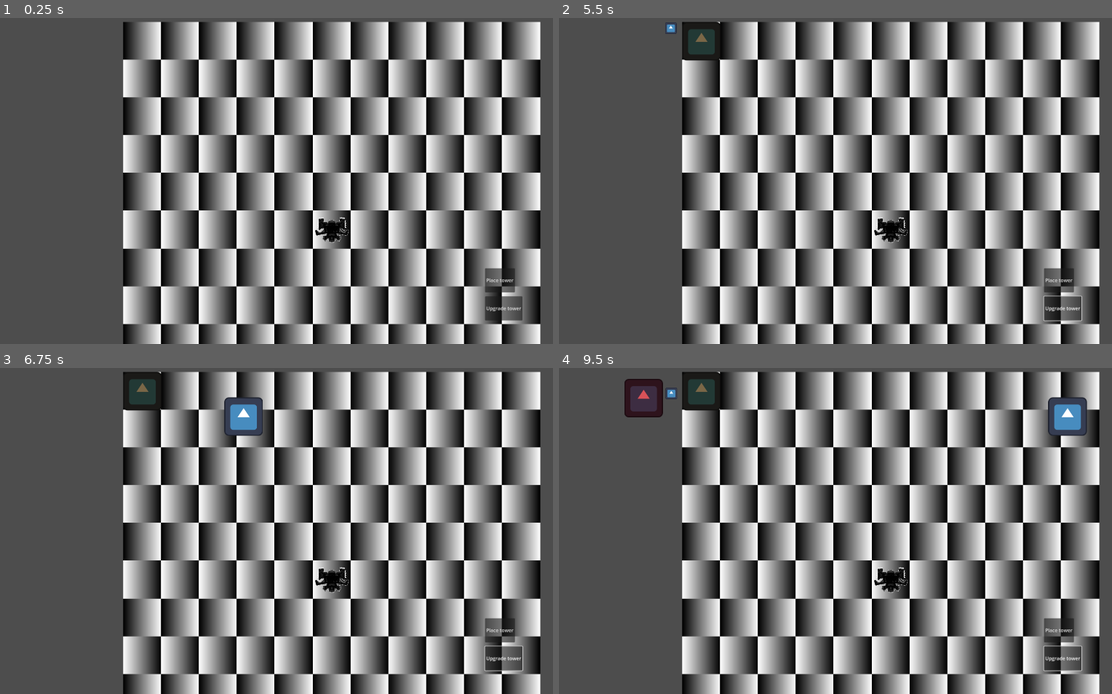
Above: before the commit, frames 1-4 (two rows, left to right).
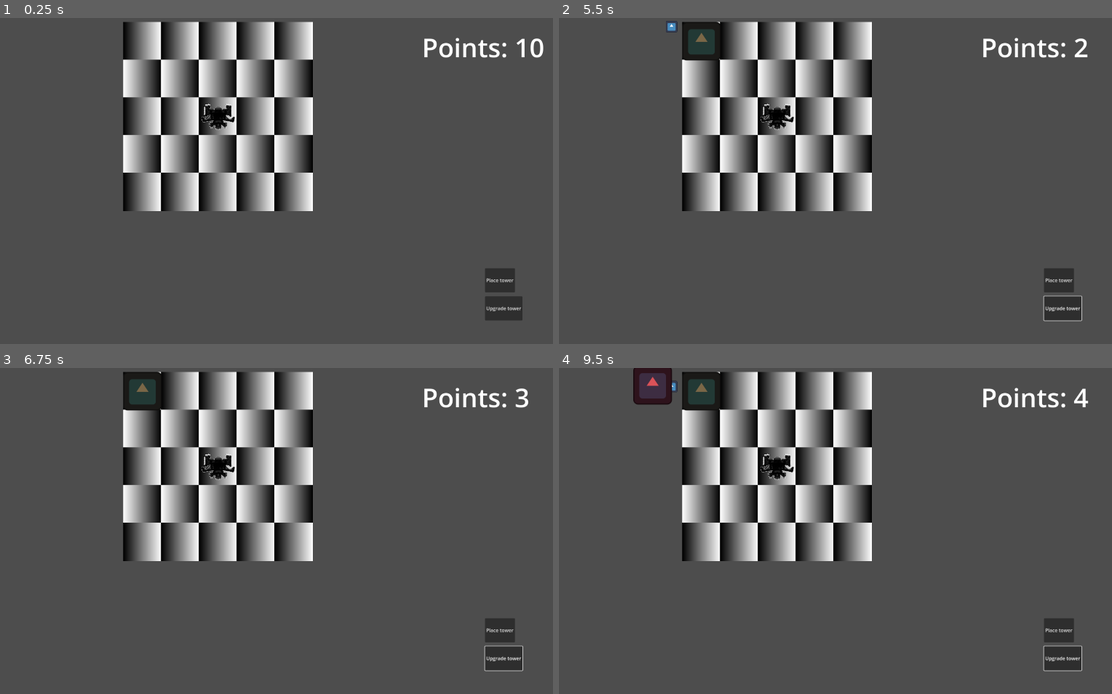
Above: after the commit, the same moments.

Repository: ReneeIbeji/GMTK2024
Game: Godot game, scene res://scenes/GameSystems/Game.tscn
Same seed, same stepped clock (60 frames per second), same inputs: the game is played once before the commit and once after it. The engine's default icon, where the game draws it, is replaced by a stand-in: a white triangle on a blue panel in a dark square.
Inputs (mouse positions are in pixels of both pictures, inside the frame that each line leads up to):
- Up to frame 1 (0.25 s): no input
- Up to frame 2 (5.5 s): click "Place tower" at 0.5 s; click "Upgrade tower" at 1.25 s; click "Place tower" at 2 s; click "Upgrade tower" at 2.75 s; click "Place tower" at 3.5 s; click "Upgrade tower" at 4.25 s; tap Enter at 5 s; drag from (702, 40) to (852, 40) at 5.02 s
- Up to frame 3 (6.75 s): drag from (182, 390) to (331, 390) at 5.77 s; tap Space at 6.5 s; move the mouse to (215, 390) at 6.52 s; click (215, 390) at 6.6 s
- Up to frame 4 (9.5 s): drag from (813, 390) to (1006, 390) at 7.27 s; drag from (852, 390) to (1040, 390) at 8.02 s; drag from (890, 390) to (1040, 390) at 8.77 s

The runs differ from the first frame. In frame 1, 44% of the frame differs, in the area x 22-99%, y 1-100%; in frame 2, 44%; in frame 3, 45%; in frame 4, 45%, in the area x 11-98%, y 0-100%.

Commit message:
Implemented points

Diff:
--- a/source/scenes/GameSystems/Game.tscn
+++ b/source/scenes/GameSystems/Game.tscn
@@ -7,6 +7,9 @@
 [ext_resource type="Texture2D" uid="uid://bvjhmfndnxypv" path="res://icon.svg" id="3_a74vq"]
 [ext_resource type="PackedScene" uid="uid://cawt67enk7m2q" path="res://scenes/GameSystems/main_camera.tscn" id="3_gbh75"]
 [ext_resource type="Resource" uid="uid://dnjuk0rta3l5f" path="res://scenes/GameItems/ship/MainShip.tres" id="5_grmce"]
+
+[sub_resource type="LabelSettings" id="LabelSettings_mt5qt"]
+font_size = 86
 
 [sub_resource type="Curve2D" id="Curve2D_fhnao"]
 _data = {
@@ -18,17 +21,20 @@
 script = ExtResource("1_hq07i")
 EnemyScene = ExtResource("2_e1iwy")
 upgradeMouseIcon = ExtResource("3_a74vq")
+numberOfSecondsPerPoint = 2
 testPlaceableItem = ExtResource("2_05a0s")
+
+[node name="Background" type="CanvasLayer" parent="."]
 
 [node name="MainCamera" parent="." instance=ExtResource("3_gbh75")]
 
 [node name="BaseGrid" parent="." instance=ExtResource("1_xekyy")]
 position = Vector2(251, 38)
 shipPlaceableItem = ExtResource("5_grmce")
-gridRowsCount = 11
-gridColumnsCount = 11
-shipRow = 5
-shipColumn = 5
+gridRowsCount = 5
+gridColumnsCount = 5
+shipRow = 2
+shipColumn = 2
 
 [node name="UI" type="CanvasLayer" parent="."]
 
@@ -50,6 +56,15 @@
 size_flags_vertical = 4
 text = "Upgrade tower"
 
+[node name="Points" type="Label" parent="UI"]
+offset_left = 1420.0
+offset_top = 38.0
+offset_right = 1824.0
+offset_bottom = 156.0
+text = "Points: 10
+"
+label_settings = SubResource("LabelSettings_mt5qt")
+
 [node name="EnemySpawnPoints" type="Path2D" parent="."]
 curve = SubResource("Curve2D_fhnao")
 
--- a/source/scenes/GameSystems/game.gd
+++ b/source/scenes/GameSystems/game.gd
@@ -5,6 +5,10 @@
 
 @export var EnemyScene : PackedScene
 @export var upgradeMouseIcon : CompressedTexture2D
+
+var pointCount : int
+
+@export var numberOfSecondsPerPoint : int
 
 var currentHandState : mouseState
 
@@ -21,7 +25,10 @@
 @export var testPlaceableItem : placeableItem
 # Called when the node enters the scene tree for the first time.
 func _ready() -> void:
+	pointCount = 10
 	currentHandState = mouseState.None
+
+	get_tree().create_timer(numberOfSecondsPerPoint).timeout.connect(accumulatePoints)
 
 	GlobalNodes.gameNode = self
 
@@ -34,6 +41,8 @@
 func _process(delta: float) -> void:
 	# print("mouse grid pos: ", cellMouseOn)
 	# Display item in hand
+	$UI/Points.text = "Points: " + str(pointCount)
+
 	if currentHandState != mouseState.None:
 		itemInHandSprite.position = get_viewport().get_mouse_position() + Vector2(20,20)
 
@@ -85,8 +94,7 @@
 	itemInHandSprite.texture = null
 
 
-func _on_towerTest_button_pressed() -> void:
-	set_placing_item(testPlaceableItem)
+
 
 func mouse_enter_grid_cell(row : int , column : int) -> void:
 	mouseOnCell =  true
@@ -98,11 +106,25 @@
 			mouseOnCell = false
 			cellMouseOn = Vector2(-1,-1)
 
+func _on_towerTest_button_pressed() -> void:
+	if pointCount < 10:
+		return
+
+	set_placing_item(testPlaceableItem)
+	pointCount -= 10
 
 func _on_upgradeTest_button_test() -> void:
-	print("pressss")
+
 	if currentHandState == mouseState.None:
+		if pointCount < 6:
+			return
 		set_mouse_upgrade()
+		pointCount -= 6
 		return
 	elif currentHandState == mouseState.PowerUp:
+		pointCount += 6
 		deSet_mouse_upgrade()
+
+func accumulatePoints() -> void:
+	pointCount += 1
+	get_tree().create_timer(numberOfSecondsPerPoint).timeout.connect(accumulatePoints)
Not shown: 1 places in source/scenes/GameSystems/Game.tscn that only renumber resources
